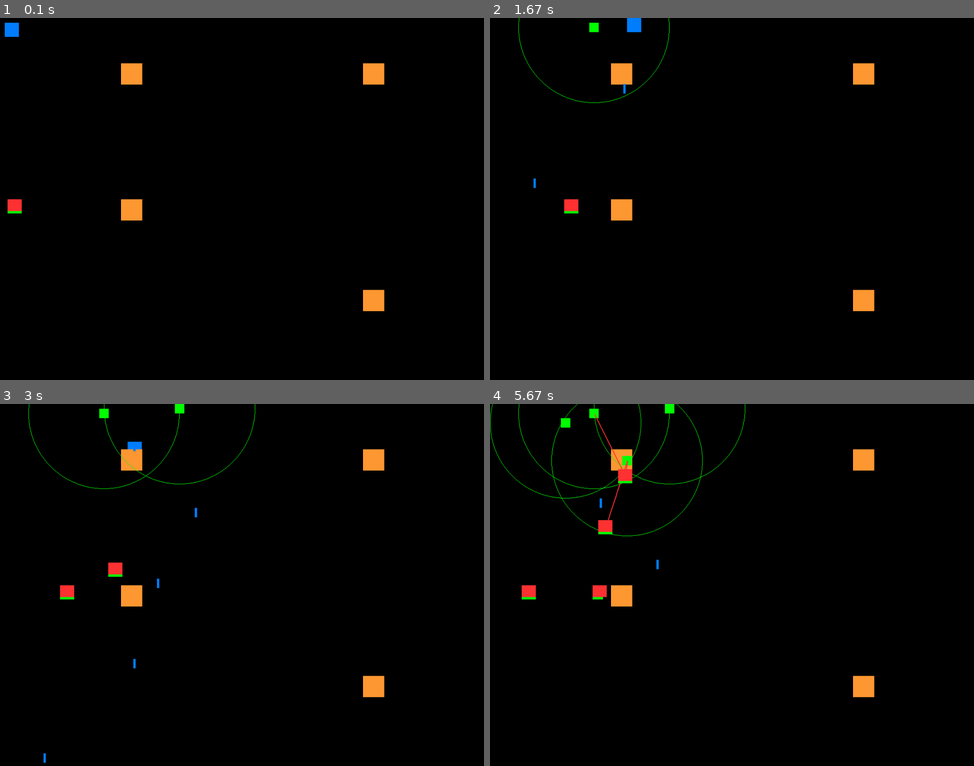
Above: before the commit, frames 1-4 (two rows, left to right).
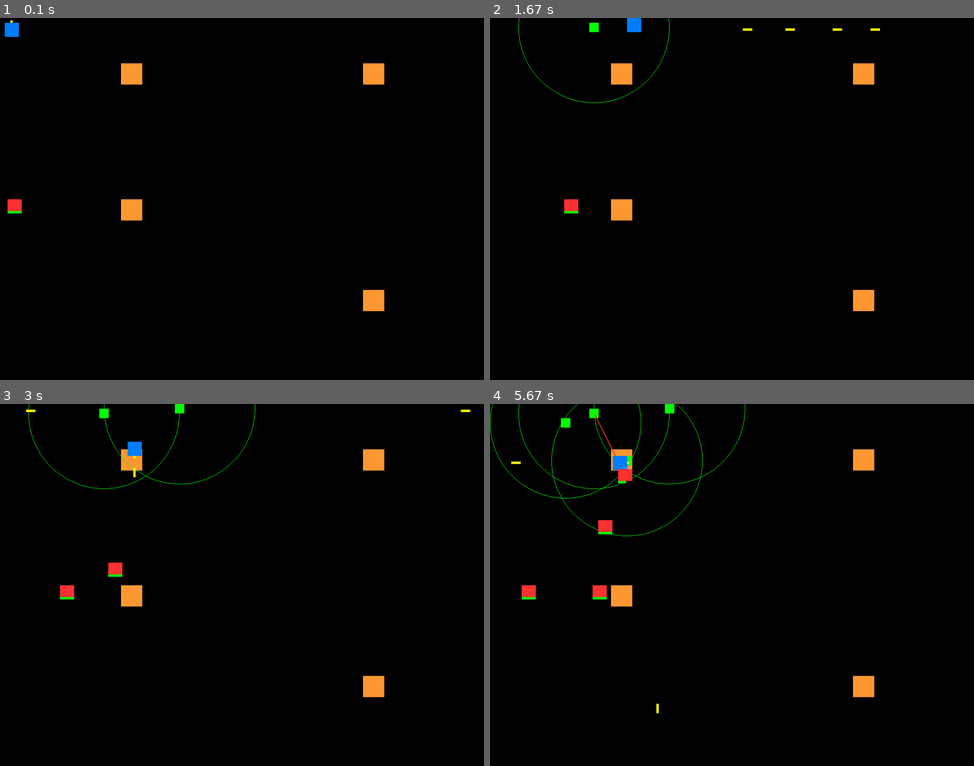
Above: after the commit, the same moments.

Repository: JasZhe/Tower-Defense
Game: pygame game, started from game.py
Two runs of this game, one before a commit and one after it. Both use one fixed random seed, a clock stepped at 60 frames per second and the inputs below.
Inputs:
- Up to frame 1 (0.1 s): no input
- Up to frame 2 (1.67 s): hold Space 0.33-0.8 s; hold Right 0.33-0.8 s; hold Right 0.83-1.3 s; tap Space at 0.9, 1.2, 1.4 s; tap T at 0.98 s; hold Up 1.33-1.63 s
- Up to frame 3 (3 s): hold Right 1.67-2.13 s; tap Space at 1.73, 2.03, 2.23, 2.53, 2.8 s; hold Left 2.17-2.7 s; tap T at 2.32 s; hold Down from 2.73 s (still down)
- Up to frame 4 (5.67 s): release Down at 3.03 s; hold Left 3.07-3.47 s; tap Space at 3.13, 3.43, 3.57, 3.97, 4.27, 4.63, 5.03, 5.33, 5.53 s; hold Up 3.5-3.87 s; tap T at 3.65, 5.12 s; hold Right 3.9-4.53 s; hold Down 4.57-4.93 s; hold Left 4.97-5.43 s; hold Right from 5.47 s (still down)

The runs differ from the first frame. In frame 1, less than 0.1% of the frame differs, in the area x 2-3%, y 0-2%; in frame 2, 0.1%; in frame 3, 0.2%; in frame 4, 0.2%, in the area x 4-35%, y 14-86%.

Commit message:
Lots of major changes: 1. Modularized game into classes, properties and functions 2. Towers will now attack enemies (instant damage for now) 3. Player now can shoot in all 4 directions (player not just a square anymore) 4. fixed some hard codes

Diff:
--- a/game_classes.py
+++ b/classes.py
@@ -1,15 +1,19 @@
 import pygame, sys
+from functions import *
 
 # A module of all classes in the game
 class Player(object):
 
-    def __init__(self, body, colour, screen_width, screen_height, x, y):
+    def __init__(self, body, colour, screen_width, screen_height, x, y, direction = "U", gun_size = 5, gun_colour = (255,255,0)):
         self.body = body
         self.colour = colour
         self.screen_width = screen_width
         self.screen_height = screen_height
         self.horizontal_speed = x
         self.vertical_speed = y
+        self.direction = direction
+        self.gun_size = gun_size
+        self.gun_colour = gun_colour
 
     def update(self, x = 0, y = 0):
 
@@ -25,6 +29,27 @@
             self.body = self.body.move(x, 0)
         else:
             self.body = self.body.move(x, y)
+
+    def draw(self, screen):
+        pygame.draw.rect(screen, self.colour, self.body)
+
+        if self.direction == "U":
+            pygame.draw.rect(screen, self.gun_colour,
+                pygame.Rect(coord_add(self.body.topleft, ((self.body.width - self.gun_size)/2,  -self.gun_size)),
+                    (self.gun_size, self.gun_size)))
+        elif self.direction == "D":
+            pygame.draw.rect(screen, self.gun_colour,
+            pygame.Rect(coord_add(self.body.bottomleft, ((self.body.width - self.gun_size)/2,  0)),
+                (self.gun_size, self.gun_size)))
+        elif self.direction == "L":
+            pygame.draw.rect(screen, self.gun_colour,
+            pygame.Rect(coord_add(self.body.topleft, (-self.gun_size/2,  (self.body.height - self.gun_size)/2)),
+                (self.gun_size, self.gun_size)))
+        else:
+            pygame.draw.rect(screen, self.gun_colour,
+            pygame.Rect(coord_add(self.body.topright, (0,  (self.body.height - self.gun_size)/2)),
+                (self.gun_size, self.gun_size)))
+
 
 
 class Enemy(object):
@@ -45,7 +70,7 @@
 
         # Return true if the enemy has left the screen
         def check_destroy(self):
-            if self.body.right >= self.screen_width or self.hp <= 0:
+            if self.body.left >= self.screen_width or self.hp <= 0:
                 return True
             else:
                 return False
@@ -70,17 +95,6 @@
         else:
             return False
 
-    # If the bullet hits an enemy, remove the enemy and return true
-    # otherwise return false
-    # def check_hit(self, enemy_list):
-    #   for enemy in enemy_list:
-    #       if self.body.colliderect(enemy.body):
-    #           enemy_list.remove(enemy)
-    #           print "hit"
-    #           return 1
-    #       else:
-    #           return 0
-
 class Tower(object):
 
     def __init__(self, pos, colour, max_range, damage, cost, size):
--- /dev/null
+++ b/functions.py
@@ -0,0 +1,12 @@
+import math
+
+def coord_add(p1, p2):
+	return ((p1[0] + p2[0]), (p1[1] + p2[1]))
+
+
+def coord_subtract(p1, p2):
+	return ((p1[0] - p2[0]), (p1[1] - p2[1]))
+
+# A module containing functions in the game
+def distance (p1, p2):
+    return math.sqrt(coord_subtract(p1, p2)[0]**2 + coord_subtract(p1, p2)[1]**2)
--- a/game.py
+++ b/game.py
@@ -1,6 +1,6 @@
 import pygame, sys
-from game_functions import *
-from game_classes import *
+from functions import *
+from classes import *
 from properties import *
 
 # Need to implement:
@@ -58,7 +58,7 @@
 clock = pygame.time.Clock()
 
 player = Player(pygame.Rect((10, 10), (30, 30)), BLUE, WIDTH, HEIGHT,
-    TICK_SPEED / FRAME_RATE, TICK_SPEED / FRAME_RATE)
+    TICK_SPEED / FRAME_RATE, TICK_SPEED / FRAME_RATE, gun_colour = YELLOW)
 
 # enemy stuff
 enemy_list = []
@@ -67,12 +67,7 @@
 enemy_size = (30, 30)
 enemy_start = (10, HEIGHT / 2)
 
-# Direction constants
-RATE = 3
-RIGHT = (RATE, 0)
-LEFT = (-RATE, 0)
-UP = (0, -RATE)
-DOWN = (0, RATE)
+
 enemy_speed = RIGHT
 
 # Enemy pathing
@@ -85,9 +80,9 @@
 # Bullet stuff
 bullet_list = []
 last_shot = 0
-SHOT_DELAY = 500
-SHOT_DMG = 25
-bullet_speed = (0, 10)
+bullet_speed_x = 0
+bullet_speed_y = 20
+bullet_speed = (bullet_speed_x, bullet_speed_y)
 
 # Tower stuff
 tower_list = []
@@ -96,7 +91,7 @@
 tower_size = {GREEN : (20, 20)}
 tower_range = {GREEN : 160}
 
-# Functions
+# Main Gameloop
 while True:
     for event in pygame.event.get():
         if event.type == pygame.QUIT:
@@ -116,17 +111,33 @@
     pressed = pygame.key.get_pressed()
     if pressed[pygame.K_UP]:
         player.update(y = -player.vertical_speed)
+        player.direction = "U"
+        bullet_speed = (bullet_speed_x, -bullet_speed_y)
     if pressed[pygame.K_DOWN]:
         player.update(y = player.vertical_speed)
+        player.direction = "D"
+        bullet_speed = (bullet_speed_x, bullet_speed_y)
     if pressed[pygame.K_LEFT]:
         player.update(x = -player.horizontal_speed)
+        player.direction = "L"
+        bullet_speed = (-bullet_speed_y, bullet_speed_x)
     if pressed[pygame.K_RIGHT]:
         player.update(x = player.horizontal_speed)
+        player.direction = "R"
+        bullet_speed = (bullet_speed_y, bullet_speed_x)
 
     if pressed[pygame.K_SPACE]:
         now = pygame.time.get_ticks()
         if now - last_shot >= SHOT_DELAY:
-            bullet_list.append(Bullet(bullet_speed,((2 * player.body.x + player.body.width)/2 - 5/2, player.body.y), BLUE, HEIGHT))
+            if player.direction == "U" or player.direction == "D":
+                w = SHOT_WIDTH
+                h = SHOT_HEIGHT
+            else:
+                w = SHOT_HEIGHT
+                h =SHOT_WIDTH
+            bullet_list.append(Bullet(bullet_speed,
+                coord_add(player.body.center, (
+                    -w/2, -h/2)), YELLOW, HEIGHT, w, h))
             last_shot = now
 
     if pressed[pygame.K_t]:
@@ -142,7 +153,6 @@
 
 
     screen.fill(BLACK)
-    pygame.draw.rect(screen, player.colour, player.body)
 
     # This loop is just used to draw the blocks used to signal turns for the enemies
     # comment out this loop when it's not needed anymore
@@ -152,13 +162,17 @@
     for tower in tower_list:
         pygame.draw.rect(screen, tower.type, tower.body)
         # Tower range
-        tower_pos = (round((2 * tower.body.x + tower.body.width)/2) , round((2 * tower.body.y + tower.body.height)/2))
-        pygame.draw.circle(screen, GREEN, (round((2 * tower.body.x + tower.body.width)/2) ,round((2 * tower.body.y + tower.body.height)/2)), tower.max_range,1)
+        tower_pos = (int(round((2 * tower.body.x + tower.body.width)/2) ), int(round((2 * tower.body.y + tower.body.height)/2)))
+        pygame.draw.circle(screen, GREEN, (int(round((2 * tower.body.x + tower.body.width)/2)),
+            int(round((2 * tower.body.y + tower.body.height)/2))), tower.max_range,1)
+
         for enemy in enemy_list:
             enemy_pos = ((2 * enemy.body.x + enemy.body.width)/2, (2 * enemy.body.y + enemy.body.height)/2)
             if distance(tower_pos, enemy_pos) <= tower.max_range:
                 # draws line to indicate hit for now
                 pygame.draw.lines(screen, RED, False, [tower_pos, enemy_pos], 2)
+                enemy.hp = enemy.hp - 0.75
+                break
 
         # If the bullet leaves the screen then stop drawing the current bullet
         # and allow the player to make a new shot
@@ -170,6 +184,8 @@
     for bullet in bullet_list:
         pygame.draw.rect(screen, bullet.colour, bullet.body)
         bullet.update()
+    player.draw(screen)
+
 
     # Draw each enemy and move it
     # If the enemy gets to the end of the screen remove it
@@ -202,6 +218,6 @@
         pygame.draw.rect(screen, colour, [enemy.body.x, enemy.body.y + enemy.body.height - 5, enemy.body.width * enemy.hp / 100, 5])
         enemy.update()
 
-    pygame.display.flip()
+    pygame.display.update()
     clock.tick(FRAME_RATE)
     counter = counter + 1
--- a/game_functions.py
+++ /dev/null
@@ -1,5 +0,0 @@
-import math
-
-# A module containing functions in the game
-def distance (p1, p2):
-    return math.sqrt((p1[0] - p2[0])**2 +(p1[1] - p2[1])**2)
--- a/properties.py
+++ b/properties.py
@@ -1,10 +1,11 @@
 # Game properties can be changed/added here
 
 #Colours
-BLUE = (0, 128, 255)
 RED = (255, 51, 51)
 ORANGE = (255, 153, 51)
+YELLOW = (255, 255, 0)
 GREEN = (0, 255, 0)
+BLUE = (0, 128, 255)
 BLACK = (0, 0, 0)
 FRAME_RATE = 30
 TICK_SPEED = 300
@@ -13,3 +14,17 @@
 WIDTH = 1024
 HEIGHT = 768
 SIZE = (WIDTH, HEIGHT)
+
+
+# Bullet properties
+SHOT_DELAY = 250
+SHOT_DMG = 20
+SHOT_WIDTH = 5
+SHOT_HEIGHT = 20
+
+# Direction constants
+RATE = 3
+RIGHT = (RATE, 0)
+LEFT = (-RATE, 0)
+UP = (0, -RATE)
+DOWN = (0, RATE)
Empty file removed: randomfile.txt
